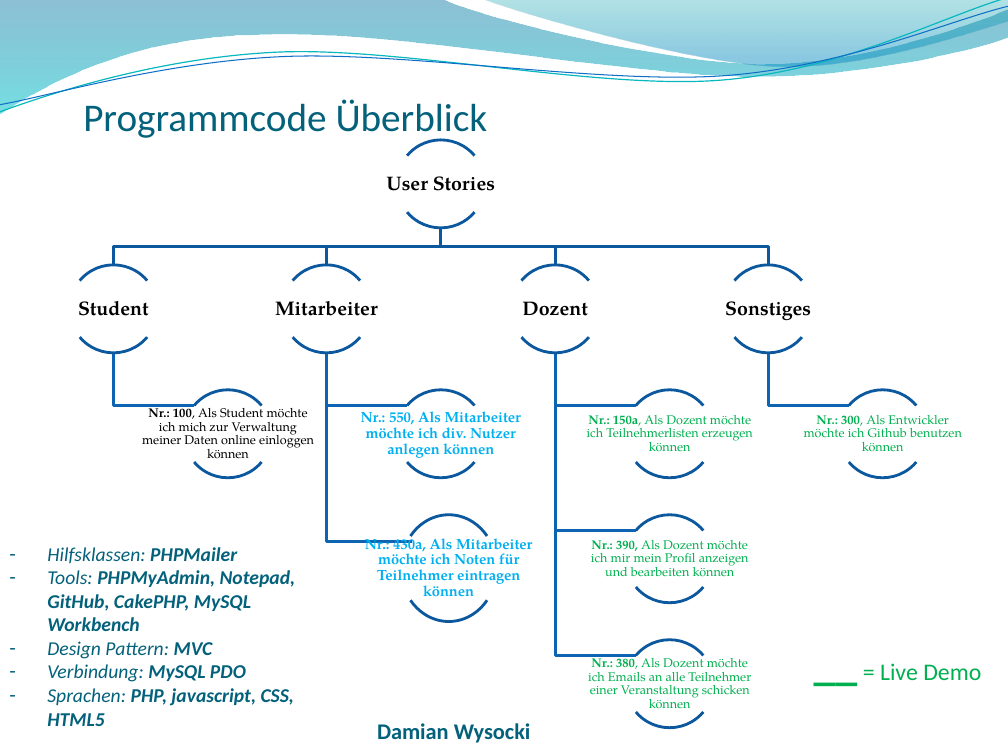
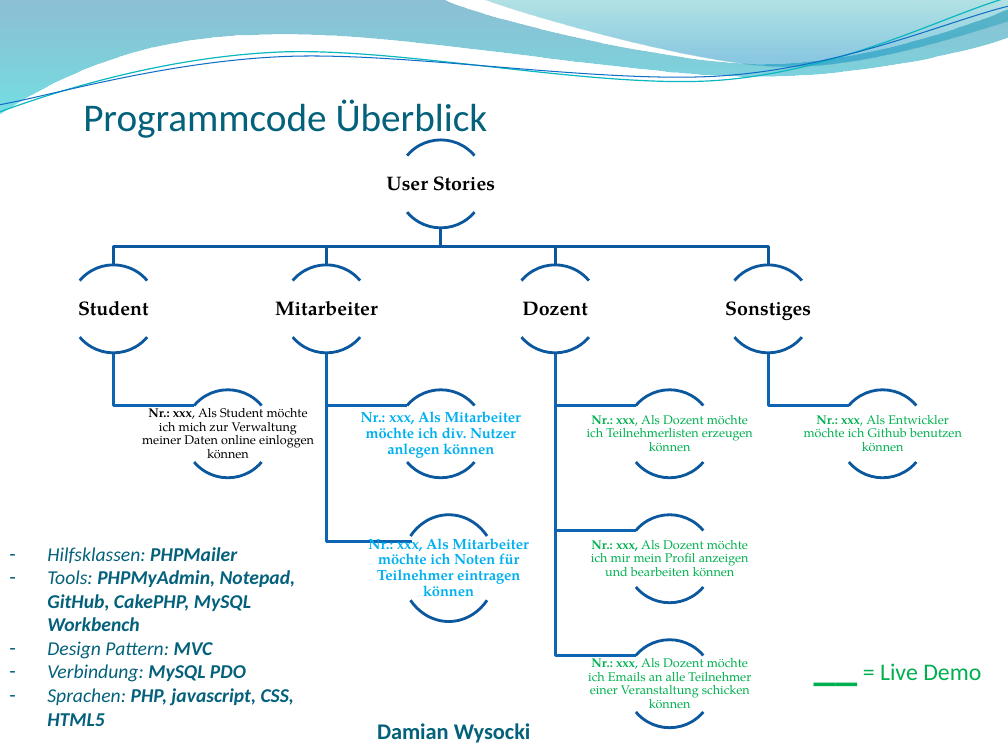
Before and after one commit to wf5ss2015/wfprj, a slide deck: slide 8 of Lehrveranstaltungsmanagement_Präsentation.pptx. Drawn at 1008x756 pixels with LibreOffice and Linux fonts; fonts in the diff are those of the drawing; background and template pictures are left out. Boxes give left, top, right and bottom in pixels: in the first picture for what was removed or moved away, otherwise in the second. Text is boxed around its words. In the diff, an @@ line names an element or a change of style, - is before the commit and + after.

```diff
--- a/Lehrveranstaltungsmanagement_Präsentation.pptx
+++ b/Lehrveranstaltungsmanagement_Präsentation.pptx
@@ text at <box>142,404,314,459</box>: text changed @@
-Nr.: 100, Als Student möchte ich mich zur Verwaltung meiner Daten online einloggen können
+Nr.: xxx, Als Student möchte ich mich zur Verwaltung meiner Daten online einloggen können
@@ text at <box>361,411,521,458</box>: text changed @@
-Nr.: 550, Als Mitarbeiter möchte ich div. Nutzer anlegen können
+Nr.: xxx, Als Mitarbeiter möchte ich div. Nutzer anlegen können
@@ text at <box>587,415,753,452</box>: text changed @@
-Nr.: 150a, Als Dozent möchte ich Teilnehmerlisten erzeugen können
+Nr.: xxx, Als Dozent möchte ich Teilnehmerlisten erzeugen können
@@ text at <box>804,415,962,452</box>: text changed @@
-Nr.: 300, Als Entwickler möchte ich Github benutzen können
+Nr.: xxx, Als Entwickler möchte ich Github benutzen können
@@ text at <box>368,533,528,597</box>: text changed @@
-Nr.: 430a, Als Mitarbeiter möchte ich Noten für Teilnehmer eintragen können
+Nr.: xxx, Als Mitarbeiter möchte ich Noten für Teilnehmer eintragen können
@@ text at <box>591,540,749,577</box>: text changed @@
-Nr.: 390, Als Dozent möchte ich mir mein Profil anzeigen und bearbeiten können
+Nr.: xxx, Als Dozent möchte ich mir mein Profil anzeigen und bearbeiten können
@@ text at <box>588,654,751,709</box>: text changed @@
-Nr.: 380, Als Dozent möchte ich Emails an alle Teilnehmer einer Veranstaltung schicken können
+Nr.: xxx, Als Dozent möchte ich Emails an alle Teilnehmer einer Veranstaltung schicken können
```
Also in this commit, not shown: 15 other slides changed, 1 other file.
